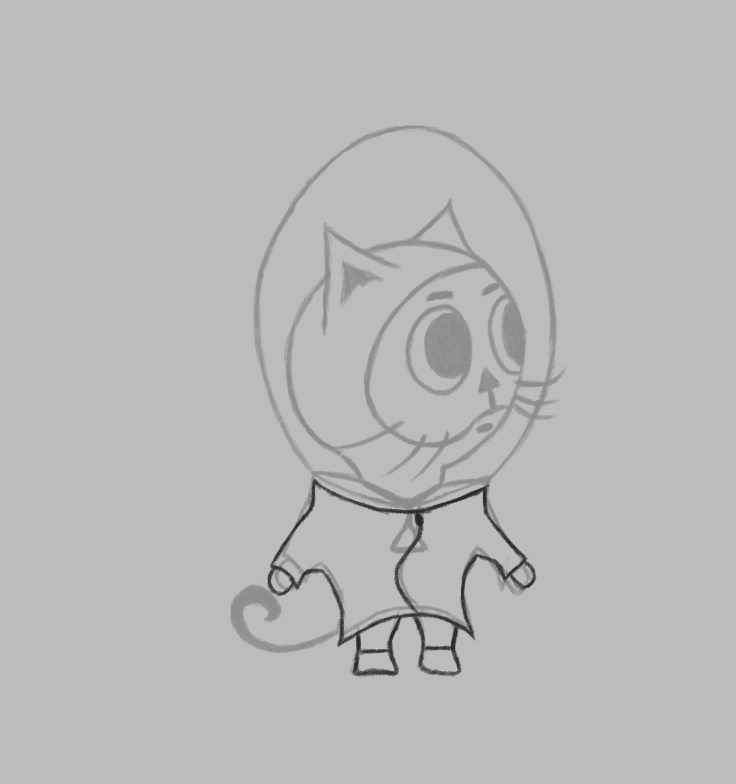
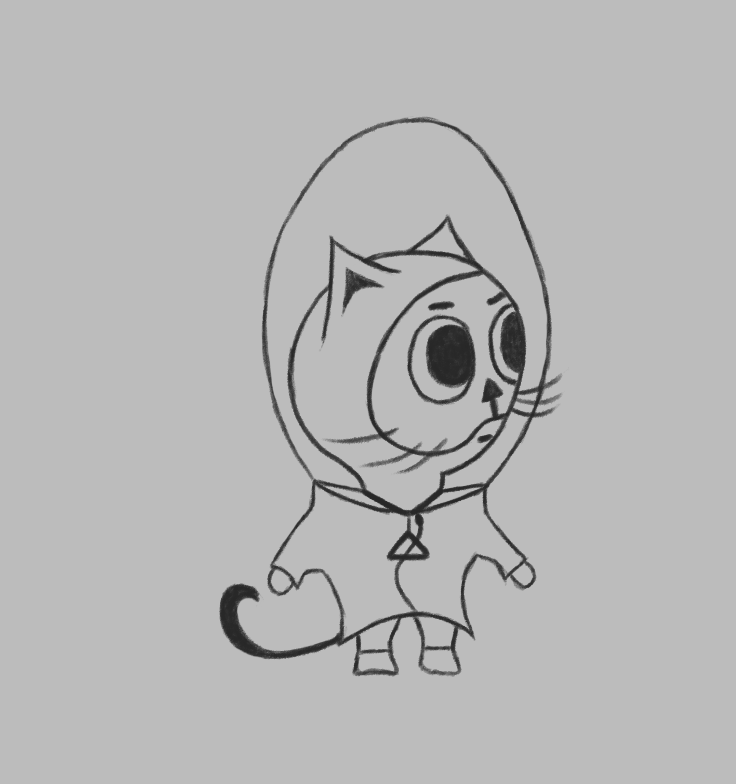
Layer changes from the first w=736, h=784 image to the second:
painted on "Layer 13" over [219, 116, 569, 660]
hid "Layer 12", opacity 32% → 100% over [229, 124, 568, 679]
